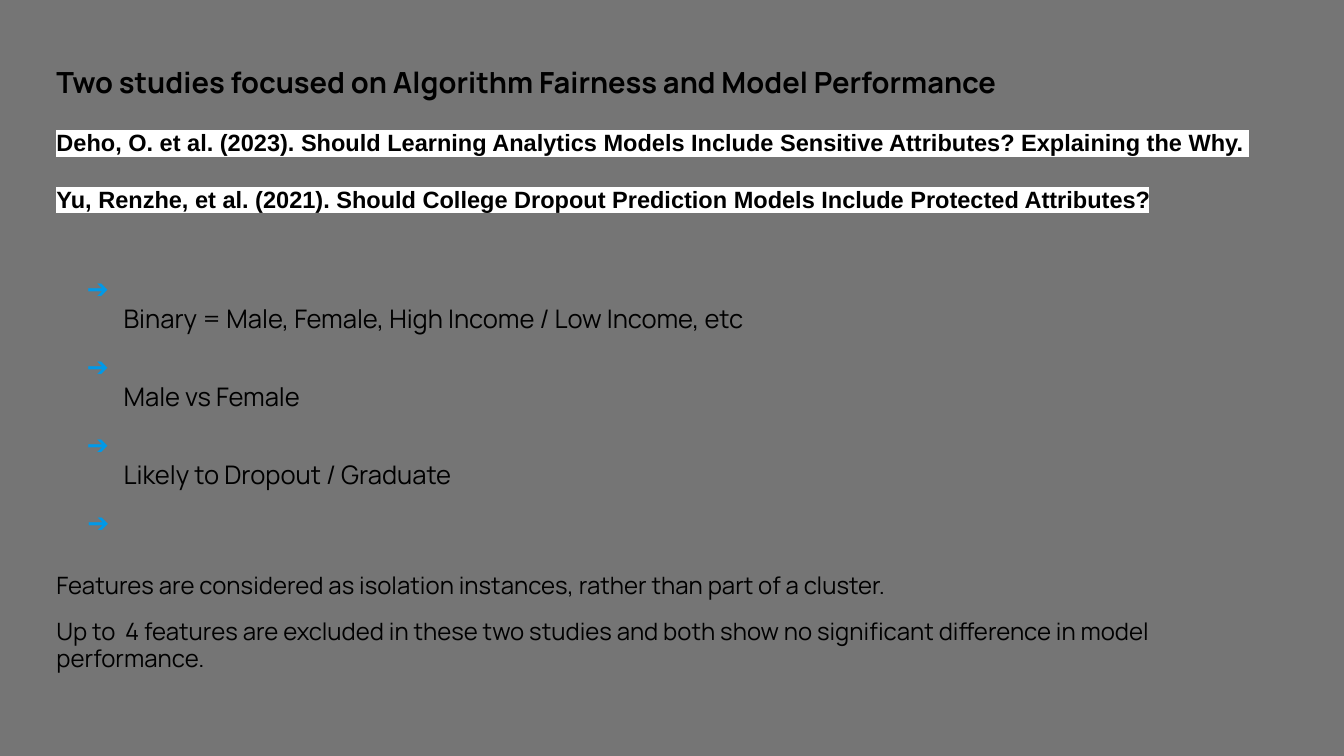
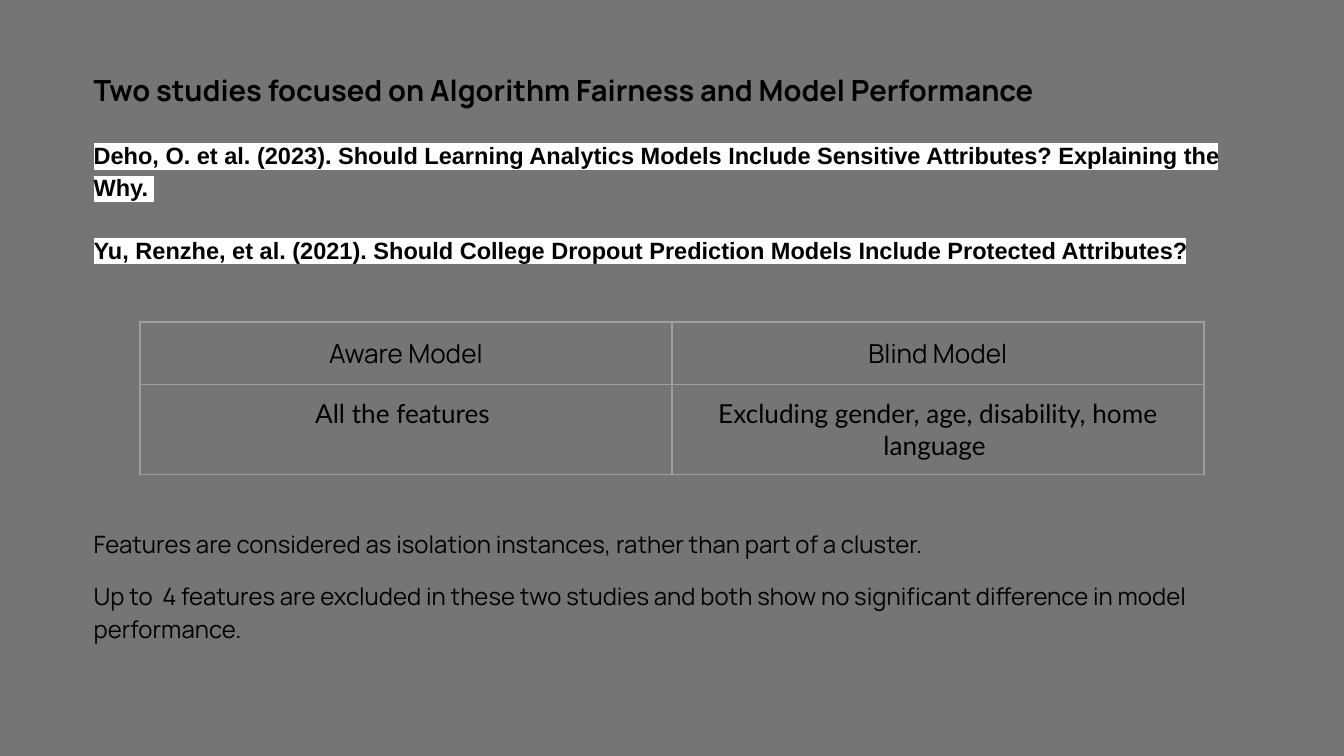
Before and after one commit to bryantoca/capstone_project, a slide deck: slide 5 of Pang_slide.pptx. Drawn at 1344x756 pixels with LibreOffice and Linux fonts; fonts in the diff are those of the drawing; background and template pictures are left out. Boxes give left, top, right and bottom in pixels: in the first picture for what was removed or moved away, otherwise in the second. Text is boxed around its words. In the diff, an @@ line names an element or a change of style, - is before the commit and + after.

```diff
--- a/Pang_slide.pptx
+++ b/Pang_slide.pptx
@@ text "Two studies focused on Algorithm ..." moved from (x1=56, y1=71, x2=1244, y2=673) to (x1=94, y1=79, x2=1219, y2=644) @@
@@ text "Two studies focused on Algorithm ..." at (x1=94, y1=79, x2=1219, y2=644): line spacing 0.95 to 1.15 @@
@@ text at (x1=124, y1=309, x2=744, y2=490): paragraphs removed @@
-➔ Protected attribute
-  Binary = Male, Female, High Income / Low Income, etc
-➔ Privileged Class
-  Male vs Female
-➔ Favorite Outcome
-  Likely to Dropout / Graduate
-➔ Comparison Based on Blind and Aware Dateses
@@ table added at (x1=140, y1=323, x2=1204, y2=756), 2 rows, 2 columns @@
+Aware Model | Blind Model
+All the features | Excluding gender, age, disability, home language
```
Also in this commit, not shown: 5 other slides changed, 3 slides added, 1 other file.
